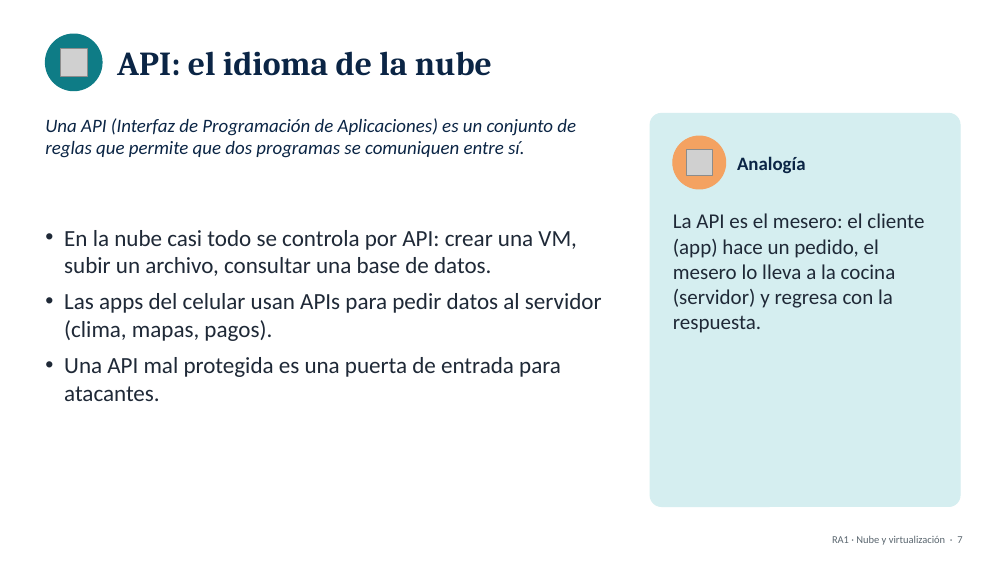
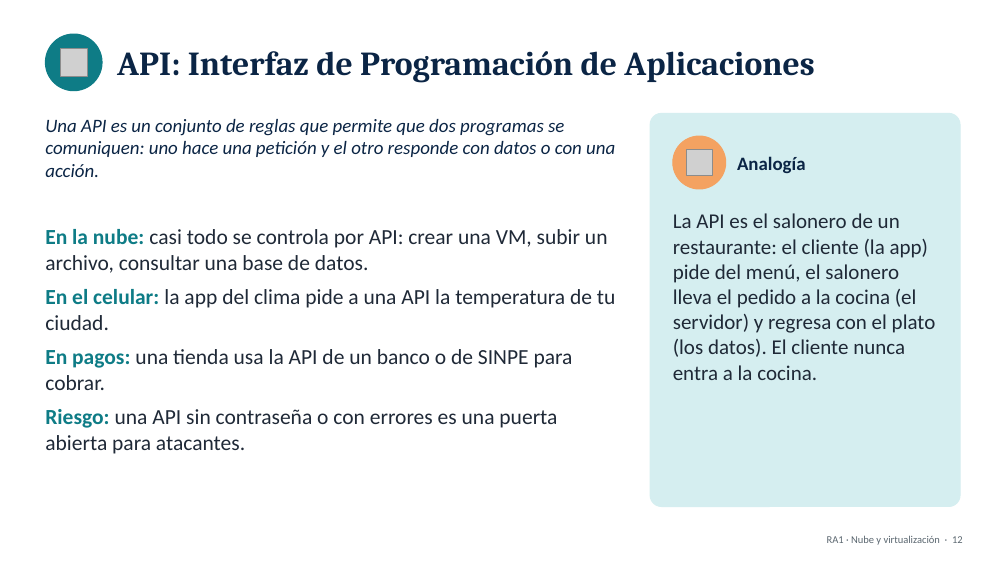
Before and after one commit to HrndzEricka/CABANA, a slide deck: slide 13 of 11-3/presentaciones/RA1_Nube_y_Virtualizacion.pptx (slide 8 before the commit). Drawn at 1008x567 pixels with LibreOffice and Linux fonts; fonts in the diff are those of the drawing; grey boxes stand for pictures. Boxes give left, top, right and bottom in pixels: in the first picture for what was removed or moved away, otherwise in the second. Text is boxed around its words. In the diff, an @@ line names an element or a change of style, - is before the commit and + after.

```diff
--- a/11-3/presentaciones/RA1_Nube_y_Virtualizacion.pptx
+++ b/11-3/presentaciones/RA1_Nube_y_Virtualizacion.pptx
@@ text at <box>117,51,814,83</box>: text changed @@
-API: el idioma de la nube
+API: Interfaz de Programación de Aplicaciones
@@ text at <box>45,119,615,177</box>: text changed @@
-Una API (Interfaz de Programación de Aplicaciones) es un conjunto de reglas que permite que dos programas se comuniquen entre sí.
+Una API es un conjunto de reglas que permite que dos programas se comuniquen: uno hace una petición y el otro responde con datos o con una acción.
@@ text at <box>45,229,616,454</box>: text changed; size 22 to 20.5 pt @@
-• En la nube casi todo se controla por API: crear una VM, subir un archivo, consultar una base de datos.
-• Las apps del celular usan APIs para pedir datos al servidor (clima, mapas, pagos).
-• Una API mal protegida es una puerta de entrada para atacantes.
+• En la nube: casi todo se controla por API: crear una VM, subir un archivo, consultar una base de datos.
+• En el celular: la app del clima pide a una API la temperatura de tu ciudad.
+• En pagos: una tienda usa la API de un banco o de SINPE para cobrar.
+• Riesgo: una API sin contraseña o con errores es una puerta abierta para atacantes.
@@ text at <box>673,213,936,380</box>: text changed @@
-La API es el mesero: el cliente (app) hace un pedido, el mesero lo lleva a la cocina (servidor) y regresa con la respuesta.
+La API es el salonero de un restaurante: el cliente (la app) pide del menú, el salonero lleva el pedido a la cocina (el servidor) y regresa con el plato (los datos). El cliente nunca entra a la cocina.
@@ text at <box>827,535,963,545</box>: text changed @@
-RA1 · Nube y virtualización · 7
+RA1 · Nube y virtualización · 12
```
Also in this commit, not shown: 26 other slides changed, 30 slides added, 5 slides removed, 4 other files.
